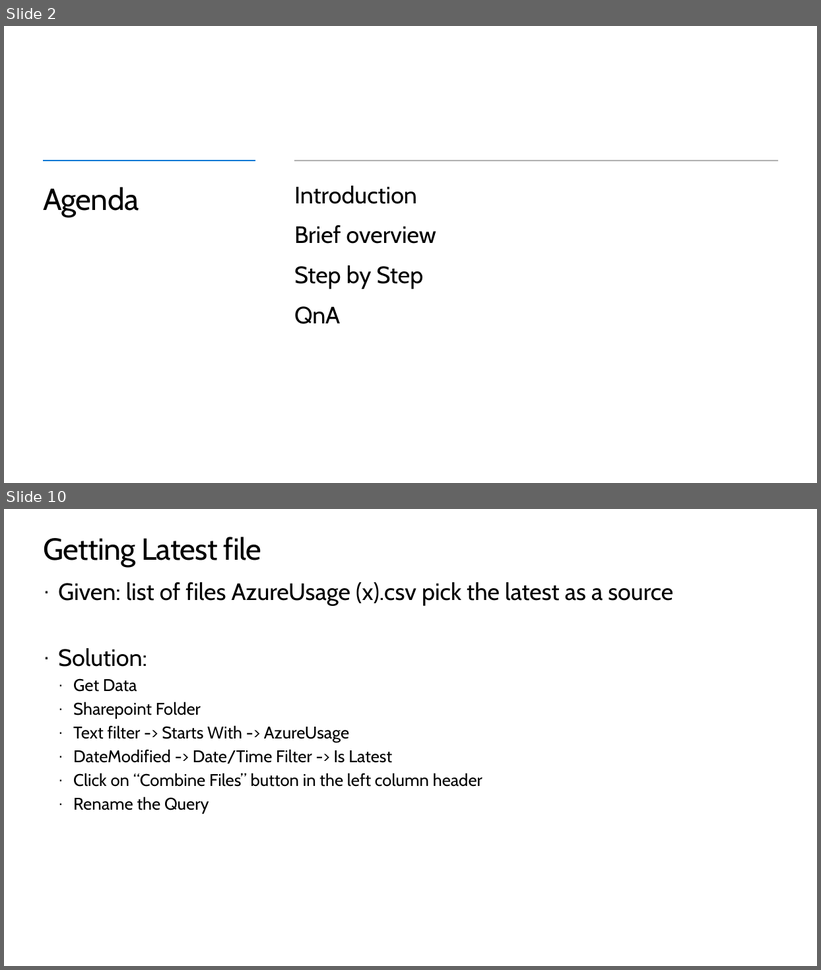
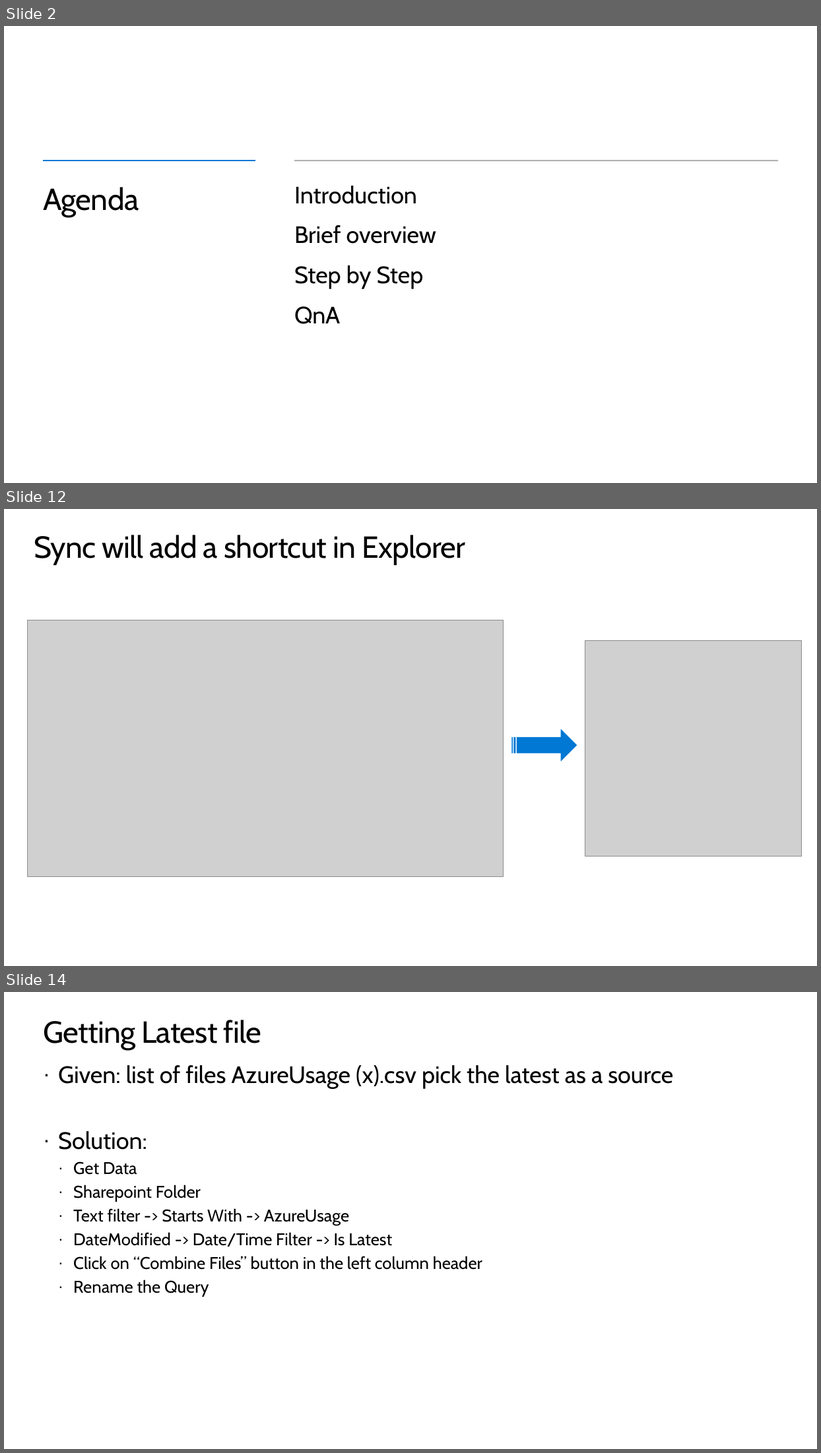
Before and after one commit to peterperov/MSFTCSA, a slide deck: 126-AzureCost/Azure Cost PBI BootCamp.pptx. Shown one above the other, each under a label of ours: slides 2 and 10 before the commit, slides 2, 12 and 14 after it; the slides between them are not shown. The pictures are 821x970 and 821x1453 pixels, drawn with LibreOffice and Linux fonts; fonts in the diff are those of the drawing; grey boxes stand for pictures; background and template pictures are left out. Boxes give left, top, right and bottom in pixels: in the first picture for what was removed or moved away, otherwise in the second. Text is boxed around its words. In the diff, an @@ line names an element or a change of style, - is before the commit and + after.

```diff
--- a/126-AzureCost/Azure Cost PBI BootCamp.pptx
+++ b/126-AzureCost/Azure Cost PBI BootCamp.pptx
@@ slide 12 added at [4,509,817,966], background #FFFFFF @@
@@ title added at [34,535,465,564], 36 pt, text #000000 @@
+Sync will add a shortcut in Explorer
@@ picture added at [28,621,504,877] @@
@@ picture added at [585,641,802,857] @@
@@ striped right arrow added at [512,729,578,762], fill #0078D4 @@
@@ what was slide 10 is now slide 14 @@
```
Also in this commit, not shown: 3 slides changed, 4 other slides added, 1 slide removed.
